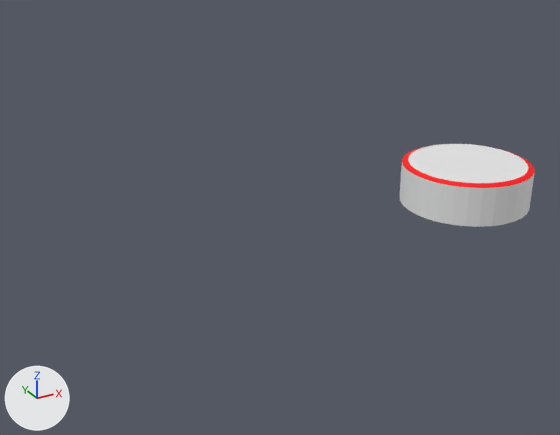
What one commit did to the FBX model Blender/Blender blend files/Platform/Platform.fbx.
Rendered twice from a camera (50 mm lens) standing at (-10.79, -11.52, 5.9) and looking at (-3.79, 1.21, -0.46). Lighting does not change. The marker at lower left points along +X, +Y and +Z. Where no turn or scale is listed for an object, it has been applied to the vertices.
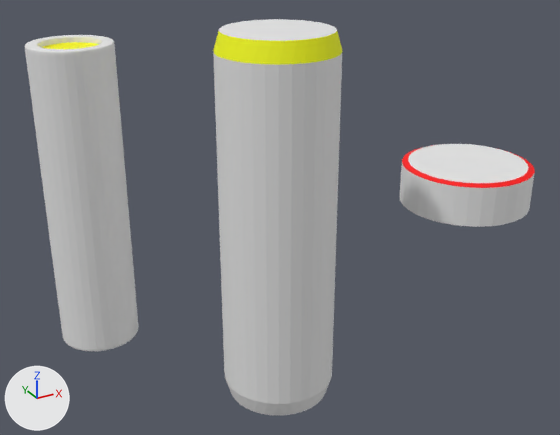
The newer file is also rescaled (x0.187) as a whole; pictures and numbers use the older file's frame.

Scene script edits in JSON lines:
```json
{"op": "add", "block": "mat_pedestalbevel", "code": ["mat_pedestalbevel = principled_material('PedestalBevel')", "mat_pedestalbevel.base_color = (0.947, 1.0, 0.0)  # yellow #f9ff00", "mat_pedestalbevel.roughness = 0.69"]}
{"op": "add", "block": "mat_material_003", "code": ["mat_material_003 = principled_material('Material.003')", "mat_material_003.base_color = (1.0, 0.973, 0.0)  # yellow #fffc00", "mat_material_003.roughness = 0.69"]}
{"op": "add", "block": "mat_material_002", "code": ["mat_material_002 = principled_material('Material.002')", "mat_material_002.base_color = (0.8, 0.8, 0.8)  # white #e7e7e7", "mat_material_002.roughness = 0.69"]}
{"op": "add", "block": "me_cylinder_001", "code": ["me_cylinder_001 = bpy.data.meshes.new('Cylinder.001')", "me_cylinder_001.from_pydata(...)  # 190 vertices, 191 faces; spans x -1.08..1.08, y -1.08..1.08, z -3.57..3.57", "# faces by material slot: [128, 63]", "me_cylinder_001.materials.append(mat_material_001)  # white #e7e7e7", "me_cylinder_001.materials.append(mat_pedestalbevel)  # yellow #f9ff00"]}
{"op": "add", "block": "me_mesh", "code": ["me_mesh = bpy.data.meshes.new('Mesh')", "me_mesh.from_pydata(...)  # 1159 vertices, 1117 faces; spans x -0.8..0.8, y -0.8..0.8, z -3.03..3.15", "# faces by material slot: [1052, 65]", "me_mesh.materials.append(mat_material_002)  # white #e7e7e7", "me_mesh.materials.append(mat_material_003)  # yellow #fffc00"]}
{"op": "add", "block": "ob_cylinder_001", "code": ["ob_cylinder_001 = bpy.data.objects.new('Cylinder.001', me_cylinder_001)", "ob_cylinder_001.location = (-4.49, 0.0, 0.0)"]}
{"op": "add", "block": "ob_cylinder_002", "code": ["ob_cylinder_002 = bpy.data.objects.new('Cylinder.002', me_mesh)", "ob_cylinder_002.location = (-7.24, 2.93, -0.04)"]}
```

What differs and where, as boxes (x1, y1, x2, y2) in the pictures (560 x 435 px):
```json
{"object": "Cylinder.001", "change": "added", "after": [213, 19, 342, 415], "faces in mat_material_001 (white #e7e7e7)": [213, 19, 342, 415], "faces in mat_pedestalbevel (yellow #f9ff00)": [213, 31, 342, 65]}
{"object": "Cylinder.002", "change": "added", "after": [25, 35, 139, 351], "faces in mat_material_002 (white #e7e7e7)": [25, 35, 139, 351], "faces in mat_material_003 (yellow #fffc00)": [42, 42, 99, 49]}
```
